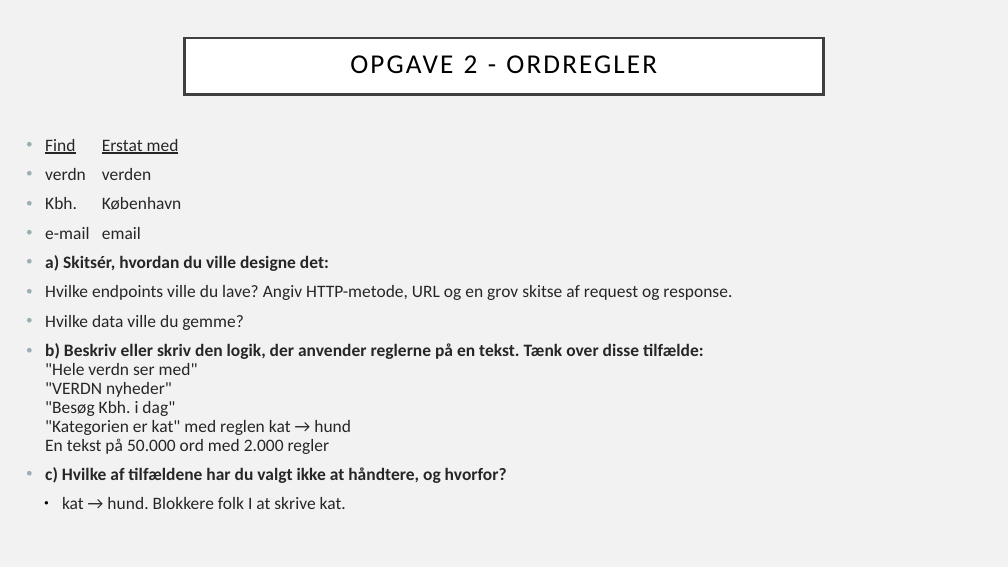
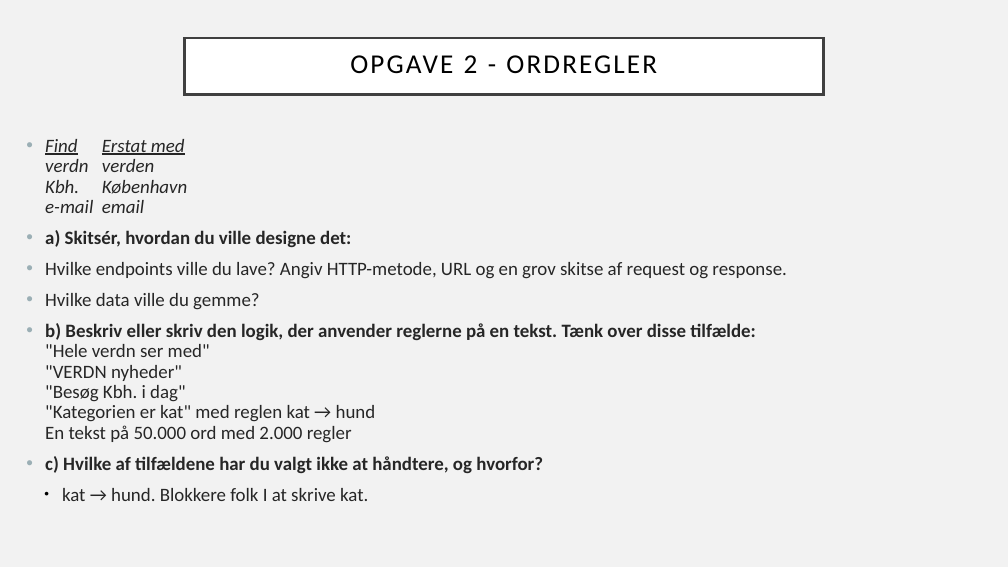
Before and after one commit to Grumlebob/JobInterviewRitzau, a slide deck: slide 3 of Ritzau.odp. Drawn at 1008x567 pixels with LibreOffice and Linux fonts; fonts in the diff are those of the drawing. Boxes give left, top, right and bottom in pixels: in the first picture for what was removed or moved away, otherwise in the second. Text is boxed around its words. In the diff, an @@ line names an element or a change of style, - is before the commit and + after.

Commit message:
Opgave 2 bullets + links til egne projekter

```diff
--- a/Ritzau.odp
+++ b/Ritzau.odp
@@ text at <box>45,139,187,213</box>: text changed; size 16.6 to 18 pt; italic on @@
-• Find Erstat med
-• verdn verden
-• Kbh. København
-• e-mail email
+• Find Erstat med
+  verdn verden
+  Kbh. København
+  e-mail email
@@ text at <box>45,230,786,501</box>: size 16.6 to 18 pt in "a) Skitsér, hvordan du ville designe det:", "Hvilke endpoints ville du lave? Angiv HTTP-metode, ...", "Hvilke data ville du gemme?", "b) Beskriv eller skriv den logik, der ..." and 2 more places @@
```
Also in this commit, not shown: 6 other slides changed, 2 slides added, 1 slide removed, 3 other files.
